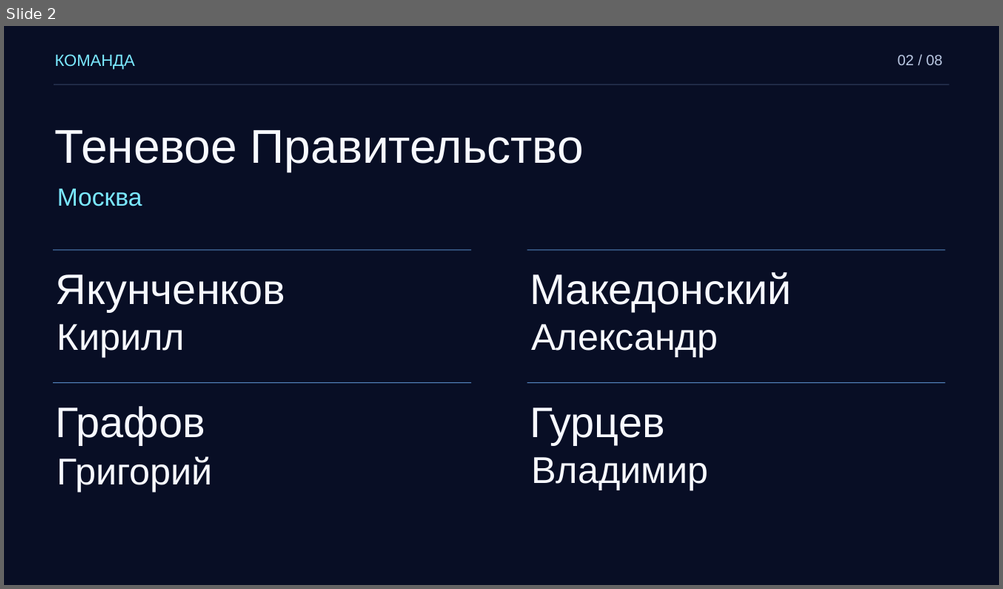
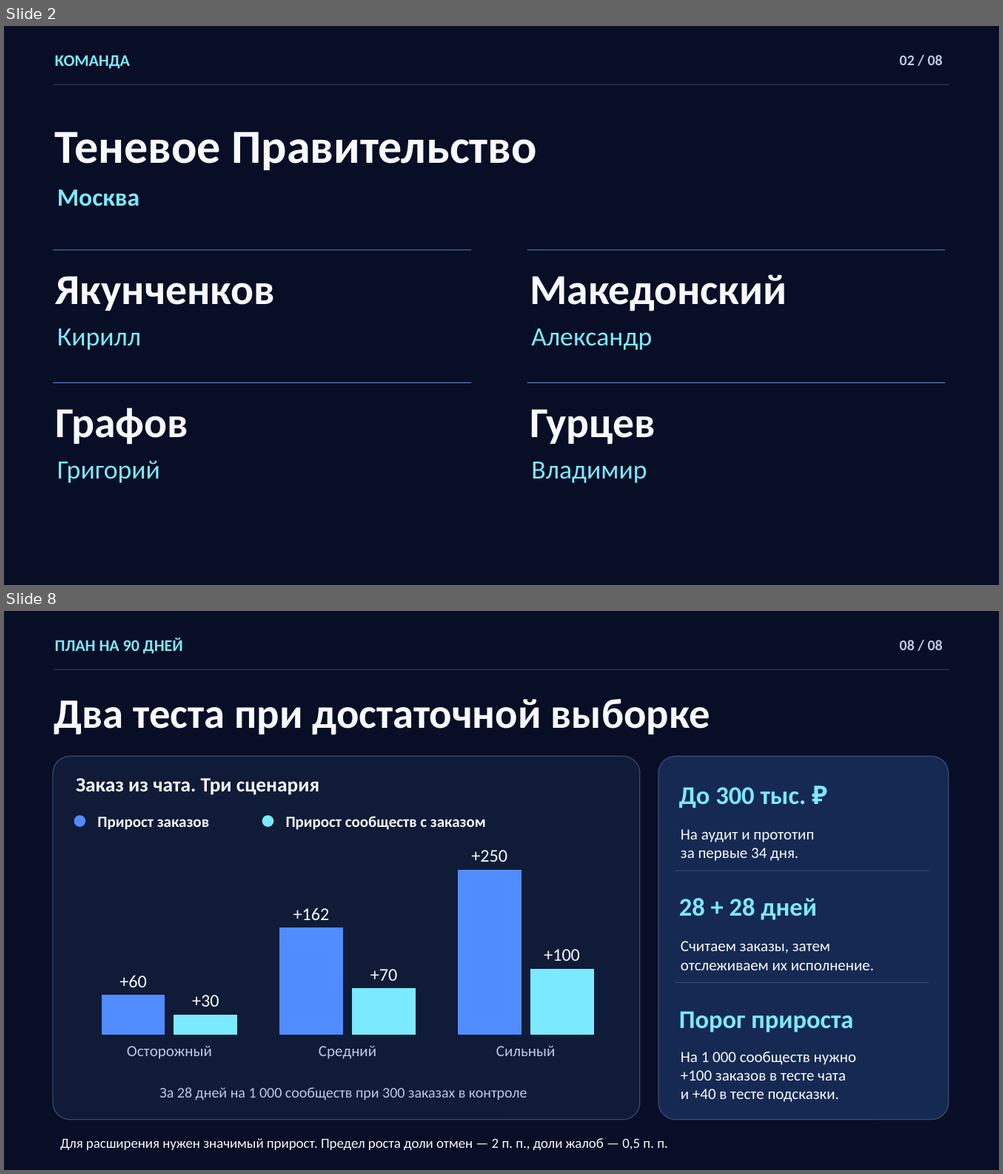
Before and after one commit to Shadovv-Government/vs_case_champ, a slide deck: presentation/Теневое Правительство_strategy_msk.pptx. Shown one above the other, each under a label of ours: slide 2 before the commit, slides 2 and 8 after it; the slides between them are not shown. The pictures are 1003x589 and 1003x1174 pixels, drawn with LibreOffice and Linux fonts; fonts in the diff are those of the drawing; background and template pictures are left out. Boxes give left, top, right and bottom in pixels: in the first picture for what was removed or moved away, otherwise in the second. Text is boxed around its words. In the diff, an @@ line names an element or a change of style, - is before the commit and + after.

Commit message:
Завершить презентацию, аналитический отчёт и расчёты «VK Заказ рядом» для VK Case Champ 2026
Вычитать и сверстать восемь слайдов, обновить редактируемый PowerPoint с пятью диаграммами и заметки к защите. Собрать PDF с поиском по тексту и закладками.

Добавить аналитический отчёт с формулами, источниками, экономикой и планом пилота. Оформить использование ИИ кратким примечанием к методике, синхронизировать отдельное приложение и обновить инструкцию по подаче.

Пересчитать товарные сегменты по исходному XLSX, разделить источники открытий карточек и зафиксировать расхождение сводного и категорийного числа заказов. Уточнить роль Маркета в поиске и рекомендациях и путь заказа через Магазин сообщества.

Описать два теста для заказа из чата и товарных публикаций, резервный сценарий подключения чекаута, размер выборки и критерии продолжения. Пересчитать окупаемость сервиса сверки оплат и возвратов и чувствительность к доле подключившихся.

Обновить ноутбуки анализа данных и бенчмарков, таблицу платежей и конспект Q&A. Синхронизировать генераторы расчётов и сборку презентации, диаграмм и отчёта.

```diff
--- a/presentation/Теневое Правительство_strategy_msk.pptx
+++ b/presentation/Теневое Правительство_strategy_msk.pptx
@@ slide 8 added at (4,611,999,1170), background picture (left out) @@
@@ rectangle added at (4,611,999,1170), fill #080E25 at 43% opacity @@
@@ text added at (55,638,183,654), 15.8 pt, text #7BE9FF, bold @@
+ПЛАН НА 90 ДНЕЙ
@@ text added at (899,640,942,650), 14.2 pt, text #BBC9E4, bold @@
+08 / 08
@@ rectangle added at (54,669,949,670), fill #6F88B8 at 45% opacity @@
@@ text added at (54,699,710,735), 40.5 pt, text #F7F9FF, bold @@
+Два теста при достаточной выборке
@@ rounded rectangle added at (54,757,640,1121), fill #101C38 at 95% opacity, outline #4D618B 0.9 pt @@
@@ rounded rectangle added at (658,757,948,1121), fill #152952, outline #4D618B 0.9 pt @@
@@ text added at (76,778,319,795), 19.5 pt, text #F7F9FF, bold @@
+Заказ из чата. Три сценария
@@ text added at (679,787,806,809), 24.8 pt, text #7BE9FF, bold @@
+До 300 тыс. ₽
@@ ellipse added at (74,815,86,827), fill #518CFF @@
@@ text added at (97,817,209,830), 15 pt, text #F7F9FF, bold @@
+Прирост заказов
@@ ellipse added at (262,815,274,827), fill #7BE9FF @@
@@ text added at (286,816,486,830), 15 pt, text #F7F9FF, bold @@
+Прирост сообществ с заказом
@@ text added at (680,829,814,861), 15 pt, text #F7F9FF @@
+На аудит и прототип
+за первые 34 дня.
@@ column chart added at (70,836,626,1065) @@
+categories: Осторожный, Средний, Сильный
+Series 1: 60, 162, 250
+Series 2: 30, 70, 100
@@ rectangle added at (675,871,929,871), fill #6F88B8 at 38% opacity @@
@@ text added at (679,898,817,920), 24.8 pt, text #7BE9FF, bold @@
+28 + 28 дней
@@ text added at (680,941,874,971), 15 pt, text #F7F9FF @@
+Считаем заказы, затем
+отслеживаем их исполнение.
@@ rectangle added at (675,982,929,983), fill #6F88B8 at 38% opacity @@
@@ text added at (679,1011,853,1033), 24.8 pt, text #7BE9FF, bold @@
+Порог прироста
@@ text added at (680,1051,856,1102), 15 pt, text #F7F9FF @@
+На 1 000 сообществ нужно
++100 заказов в тесте чата
+и +40 в тесте подсказки.
@@ text added at (159,1088,527,1101), 14.2 pt, text #BBC9E4 @@
+За 28 дней на 1 000 сообществ при 300 заказах в контроле
@@ text added at (60,1139,668,1150), 13.5 pt, text #F7F9FF @@
+Для расширения нужен значимый прирост. Предел роста доли отмен — 2 п. п., доли жалоб — 0,5 п. п.
@@ slide 2 changed as well @@
@@ font Arial to Calibri, bold on in 8 elements at (55,55,130,69), (899,55,942,65), (55,132,537,170), (57,190,139,207), (56,276,275,311), (529,275,786,312), (56,408,189,445), (529,409,655,445) @@
@@ size 36 to 25.5 pt, font Arial to Calibri, text colour #F7F9FF to #7BE9FF in 4 elements at (57,329,141,350), (531,329,652,350), (531,462,646,483), (57,461,160,483) @@
```
Also in this commit, not shown: 6 other slides changed, 1 slide removed, 28 other files.
